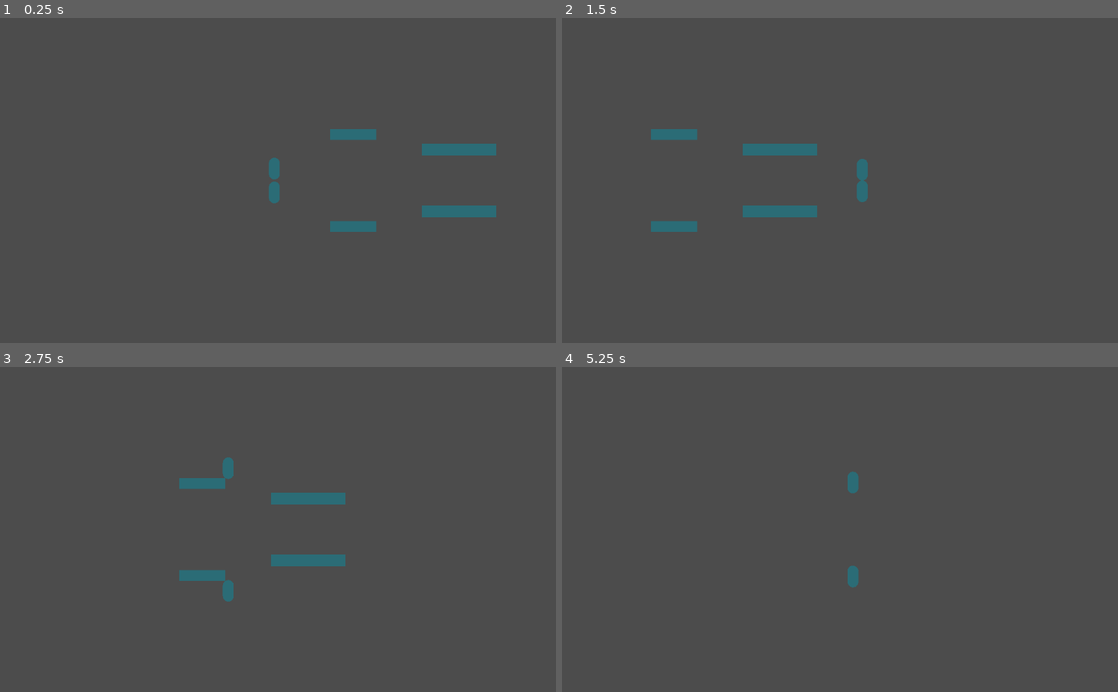
Above: before the commit, frames 1-4 (two rows, left to right).
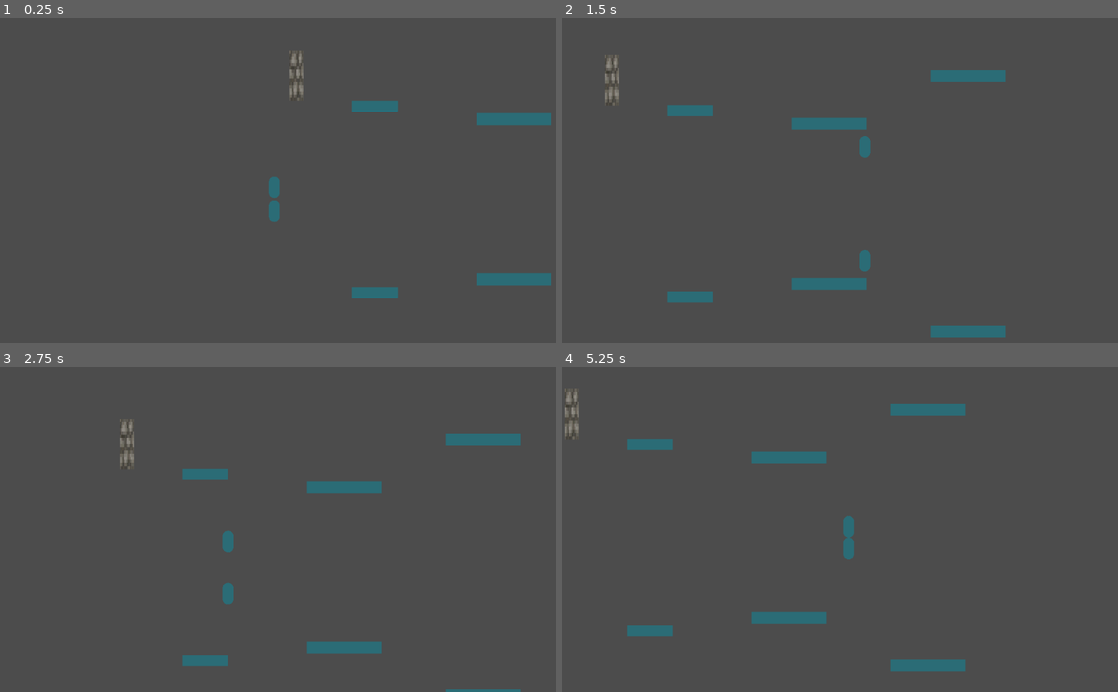
Above: after the commit, the same moments.

Repository: Notebooked/Reflection-prototype
Game: Godot game, scene res://Main.tscn
Two runs of this game, one before a commit and one after it. Both use one fixed random seed, a clock stepped at 60 frames per second and the inputs below. The engine's default icon, where the game draws it, is replaced by a stand-in: a white triangle on a blue panel in a dark square.
Inputs:
- Up to frame 1 (0.25 s): no input
- Up to frame 2 (1.5 s): hold D (right) from 0.53 s (still down); tap Shift (dash) at 0.6 s; tap Space (jump) at 0.77, 1.07 s; tap Tab (switch_world, bound only after the commit) at 0.8, 1.35 s
- Up to frame 3 (2.75 s): tap Space (jump) at 1.52, 1.55, 1.82, 2.1 s; release D (right) at 2.03 s; hold A (left) from 2.03 s (still down); tap Shift (dash) at 2.3 s
- Up to frame 4 (5.25 s): release A (left) at 2.78 s; hold D (right) 2.78-4.28 s; tap Shift (dash) at 2.85, 4.35 s; tap Space (jump) at 3.02, 3.32, 3.77, 3.8, 4.07, 4.52, 4.82 s; tap Tab (switch_world, bound only after the commit) at 3.05, 3.6, 5.1 s; hold A (left) 4.28-5.03 s; hold D (right) from 5.03 s (still down)

The runs differ from the first frame. In frame 1, 3.5% of the frame differs, in the area x 48-100%, y 10-87%; in frame 2, 4.6%, in the area x 7-80%, y 11-99%; in frame 3, 3.9%; in frame 4, 3.1%.

Commit message:
wee wee

Diff:
--- /dev/null
+++ b/Breakable Ground.tscn
@@ -0,0 +1,15 @@
+[gd_scene load_steps=3 format=2]
+
+[ext_resource path="res://cobblestone.webp" type="Texture" id=1]
+
+[sub_resource type="RectangleShape2D" id=1]
+
+[node name="Breakable Ground" type="StaticBody2D"]
+
+[node name="Cobblestone" type="Sprite" parent="." groups=["breakable"]]
+position = Vector2( 3.57628e-07, -7.15256e-07 )
+scale = Vector2( 0.03125, 0.03125 )
+texture = ExtResource( 1 )
+
+[node name="CollisionShape2D" type="CollisionShape2D" parent="."]
+shape = SubResource( 1 )
--- a/Camera.gd
+++ b/Camera.gd
@@ -2,14 +2,14 @@
 
 var cam_mode = "free"
 
-var free_zoom_mult = 0.002
+var free_zoom_mult = 0.003
 
 var min_zoom = 0.8
 var max_zoom = 2.5
-var zoom_threshold = 100
+var zoom_threshold = 150
 
 var target_zoom = Vector2.ONE
-var zoom_lerp_weight = 0.125
+var zoom_lerp_weight = 0.2
 
 var target_offset = Vector2.ZERO
 var offset_lerp_weight = 0.125
@@ -24,7 +24,7 @@
 
 	offset = lerp(offset, target_offset, offset_lerp_weight)
 
-func _process(delta):
+func _2process(delta):
 	global_position = Vector2(512,300)
 
 	if cam_mode == "free":
@@ -41,3 +41,15 @@
 
 	zoom = lerp(zoom, target_zoom, zoom_lerp_weight)
 	offset = lerp(offset, target_offset, offset_lerp_weight)
+
+func _process(delta):
+	global_position = Vector2(512,300)
+
+	if cam_mode == "free":
+		if !player.in_mirror_world:
+			target_offset = Vector2(player.position.x - 512, player.position.y - 300)
+		else:
+			target_offset = Vector2(player.position.x - 512, -(player.position.y - 300))
+
+	zoom = lerp(zoom, target_zoom, zoom_lerp_weight)
+	offset = lerp(offset, target_offset, offset_lerp_weight)
--- a/Main.tscn
+++ b/Main.tscn
@@ -1,6 +1,7 @@
-[gd_scene load_steps=5 format=2]
+[gd_scene load_steps=6 format=2]
 
 [ext_resource path="res://Player.tscn" type="PackedScene" id=1]
+[ext_resource path="res://Breakable Ground.tscn" type="PackedScene" id=2]
 [ext_resource path="res://Platform.tscn" type="PackedScene" id=4]
 [ext_resource path="res://Platforms.gd" type="Script" id=5]
 [ext_resource path="res://BulletSpawner.tscn" type="PackedScene" id=6]
@@ -14,12 +15,36 @@
 script = ExtResource( 5 )
 
 [node name="Platform" parent="Platforms" instance=ExtResource( 4 )]
-position = Vector2( 600, 215 )
+position = Vector2( 640, 128 )
 scale = Vector2( 4.24, 1 )
 
 [node name="Platform2" parent="Platforms" instance=ExtResource( 4 )]
-position = Vector2( 795, 243 )
+position = Vector2( 896, 152 )
 scale = Vector2( 6.86862, 1.11793 )
 
+[node name="Platform3" parent="Platforms" instance=ExtResource( 4 )]
+position = Vector2( 1152, 64 )
+scale = Vector2( 6.86862, 1.11793 )
+
+[node name="Platform4" parent="Platforms" instance=ExtResource( 4 )]
+position = Vector2( 871, -81 )
+scale = Vector2( 6.86862, 1.11793 )
+
+[node name="Platform5" parent="Platforms" instance=ExtResource( 4 )]
+position = Vector2( 392, -232 )
+scale = Vector2( 23.2686, 1.11793 )
+
+[node name="Platform7" parent="Platforms" instance=ExtResource( 4 )]
+position = Vector2( 616, -176 )
+scale = Vector2( 0.868615, 4.51793 )
+
+[node name="Platform6" parent="Platforms" instance=ExtResource( 4 )]
+position = Vector2( 392, -120 )
+scale = Vector2( 23.2686, 1.11793 )
+
 [node name="BulletSpawner" parent="." instance=ExtResource( 6 )]
-position = Vector2( 543, 92 )
+position = Vector2( 112, 16 )
+
+[node name="Breakable Ground" parent="." instance=ExtResource( 2 )]
+position = Vector2( 496, 72 )
+scale = Vector2( 1.2808, 4.66758 )
--- a/Player.gd
+++ b/Player.gd
@@ -2,27 +2,31 @@
 
 var acceleration = 500
 var gravity = 20
-var max_velocity = 350
+var max_velocity = 390
 var floor_deceleration = 0.6
-var air_deceleration = 0.85
+var air_deceleration = 0.75
 
-var jump_power = 400
+var jump_power = 500
 var jumps_left = 2
 
 var velocity = Vector2.ZERO
 
 var dashing = false
 var can_dash = true
-var dash_time = 0.2
+var dash_time = 0.175
 var dash_speed = 1200
 var current_dash_time = 0.0
-var dash_vertical_mult = 0.8
+var dash_vertical_mult = 0.75
 var dash_retain_velocity = Vector2.ZERO
 var dash_direction = Vector2.ZERO
 
 var direction = Vector2.ZERO
 
 var mirrored: Sprite
+var mirror_level = 300
+var show_mirror = true
+
+var in_mirror_world = false
 
 # Called when the node enters the scene tree for the first time.
 func _ready():
@@ -74,9 +78,18 @@
 		move.y *= dash_vertical_mult
 		move *= dash_speed
 		move_and_slide(move)
-		velocity = move * Vector2(0.65,0.4)
+		if move.y > 0:
+			velocity = move * Vector2(0.65,1)
+		else:
+			velocity = move * Vector2(0.65,0.4)
+
+func switch_world():
+	in_mirror_world = !in_mirror_world
 
 func process_input():
+	if Input.is_action_just_pressed("switch_world"):
+		switch_world()
+
 	direction = Vector2.ZERO
 	if Input.is_action_pressed("left"):
 		direction.x -= 1
@@ -86,7 +99,10 @@
 		direction.y -= 1
 	if Input.is_action_pressed("down"):
 		direction.y += 1
-	if Input.is_action_just_pressed("dash") and can_dash and not dashing:
+	if in_mirror_world:
+		direction.y *= -1
+
+	if direction != Vector2.ZERO and Input.is_action_just_pressed("dash") and can_dash and not dashing:
 		start_dash()
 
 func _physics_process(delta):
@@ -97,4 +113,5 @@
 	else:
 		move()
 
-	mirrored.global_position.y = 600 - position.y
+	mirrored.global_position.y = (mirror_level * 2) - position.y
+	mirrored.visible = show_mirror
--- a/Player.tscn
+++ b/Player.tscn
@@ -34,6 +34,5 @@
 shape = SubResource( 2 )
 
 [node name="Camera2D" type="Camera2D" parent="."]
-position = Vector2( 512, 300 )
 current = true
 script = ExtResource( 4 )
--- a/project.godot
+++ b/project.godot
@@ -50,6 +50,11 @@
 "events": [ Object(InputEventKey,"resource_local_to_scene":false,"resource_name":"","device":0,"alt":false,"shift":false,"control":false,"meta":false,"command":false,"pressed":false,"scancode":16777237,"physical_scancode":0,"unicode":0,"echo":false,"script":null)
  ]
 }
+switch_world={
+"deadzone": 0.5,
+"events": [ Object(InputEventKey,"resource_local_to_scene":false,"resource_name":"","device":0,"alt":false,"shift":false,"control":false,"meta":false,"command":false,"pressed":false,"scancode":16777218,"physical_scancode":0,"unicode":0,"echo":false,"script":null)
+ ]
+}
 
 [physics]
 
Binary file added: cobblestone.webp
Not shown, added: cobblestone.webp.import
